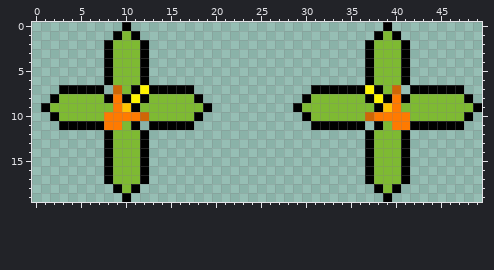
Edited in one commit: pixel-art file (WIP_Assets/Aseprite Projects/Branches/Summer/Azaelia Branch.aseprite). The picture above was drawn from the file before the commit.
50x20 pixels, 1 frame.
The result:
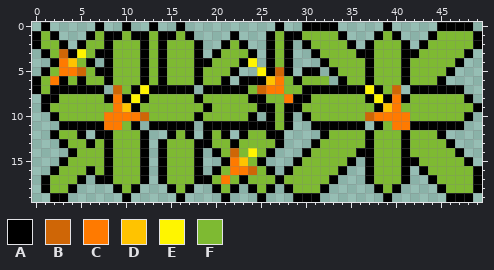
Palette (. is transparent): A #000000  B #cf6606  C #ff7a00  D #ffc300  E #fff500  F #7eba32
The edit:
layer "Flowers" added
Layers "Flowers", "Leaf Color", "Outline":
y 0: x 1 . -> A; x 7 . -> A; x 13 . -> A; x 16 . -> A; x 27 . -> A; x 30..33 .... -> AAAA; x 45..48 .... -> AAAA
y 1: x 0..2 ... -> AFA; x 6..8 ... -> AFA; x 12..17 ...... -> AFAAFA; x 22 . -> A; x 26..34 ......... -> AFAAFFFFA; x 44..49 ...... -> AFFFFA
y 2: x 0..3 .... -> AFFA; x 5..7 ... -> AFF; x 13..18 ...... -> FAFFFA; x 21..23 ... -> AFA; x 26..28 ... -> AFA; x 30..35 ...... -> AFFFFA; x 43..49 ....... -> AFFFFFA
y 3: x 1..7 ....... -> AFBAEFA; x 13..18 ...... -> FAFFFA; x 20..24 ..... -> AFFFA; x 26..28 ... -> AFA; x 31..36 ...... -> AFFFFA; x 42..48 ....... -> AFFFFFA
y 4: x 2..6 ..... -> ACDFA; x 13..24 ............ -> FAFFFAAFFFAE; x 26..28 ... -> AFA; x 32..36 ..... -> AFFFF; x 42..47 ...... -> FFFFFA
y 5: x 1..7 ....... -> AFCCBFA; x 13..22 .......... -> FAFFFAFFFA; x 25..28 .... -> EABA; x 30..31 .. -> AA; x 33..36 .... -> AFFF; x 42..46 ..... -> FFFFA
y 6: x 0..7 ........ -> AFCAFAFF; x 13..21 ......... -> FAFFFAFFA; x 23..32 .......... -> AAADCFAFFF; x 34..36 ... -> AFF; x 42..45 .... -> FFFA
y 7: x 0..2 ... -> AFA; x 19..30 ............ -> AAAAAFBCCFFA
y 8: x 1 . -> A; x 19..29 ........... -> FFFFFAAFFCA
y 9: x 20..28 ......... -> FFFFFAAFA
y 10: x 19..24 ...... -> FFFFFA; x 26..28 ... -> AFA
y 11: x 19..28 .......... -> AAAAAAAAFA
y 12: x 2..5 .... -> AFFA; x 7 . -> A; x 15..17 ... -> AFA; x 19..21 ... -> AFA; x 23..27 ..... -> AFFAA; x 32..36 ..... -> AFFFF; x 42..45 .... -> FFFA
y 13: x 3..7 ..... -> AFFAF; x 14..27 .............. -> AFFFAAFFAFFFFA; x 31..36 ...... -> AFFFFF; x 42..46 ..... -> FFFFA
y 14: x 4..7 .... -> AFFF; x 14..18 ..... -> AFFFA; x 20..26 ....... -> AFBFEFA; x 30..36 ....... -> AFFFFFA; x 42..47 ...... -> FFFFFA
y 15: x 3..7 ..... -> AFFFF; x 14..18 ..... -> AFFFA; x 21..25 ..... -> ACDFA; x 29..35 ....... -> AFFFFFA; x 42..48 ....... -> AFFFFFA
y 16: x 2..7 ...... -> AFFFAF; x 14..18 ..... -> AFFFA; x 20..26 ....... -> AFCCBFA; x 28..34 ....... -> AFFFFFA; x 43..49 ....... -> AFFFFFA
y 17: x 1..5 ..... -> AFFFA; x 7 . -> A; x 14..33 .................... -> AFFFAAFCFAFFFAFFFFFA; x 44..49 ...... -> AFFFFA
y 18: x 1..4 .... -> AFFA; x 15..17 ... -> AFA; x 20..22 ... -> AFA; x 24..26 ... -> AFA; x 28..32 ..... -> AFFFA; x 45..49 ..... -> AFFFA
y 19: x 2..3 .. -> AA; x 16 . -> A; x 21 . -> A; x 25 . -> A; x 29..31 ... -> AAA; x 46..48 ... -> AAA
Boxes around the changes in both pictures, in picture pixels (x1, y1, x2, y2):
added: (32, 22, 113, 103)
added: (140, 22, 365, 202)
added: (410, 22, 482, 85)
added: (41, 130, 104, 202)
added: (410, 130, 482, 202)
